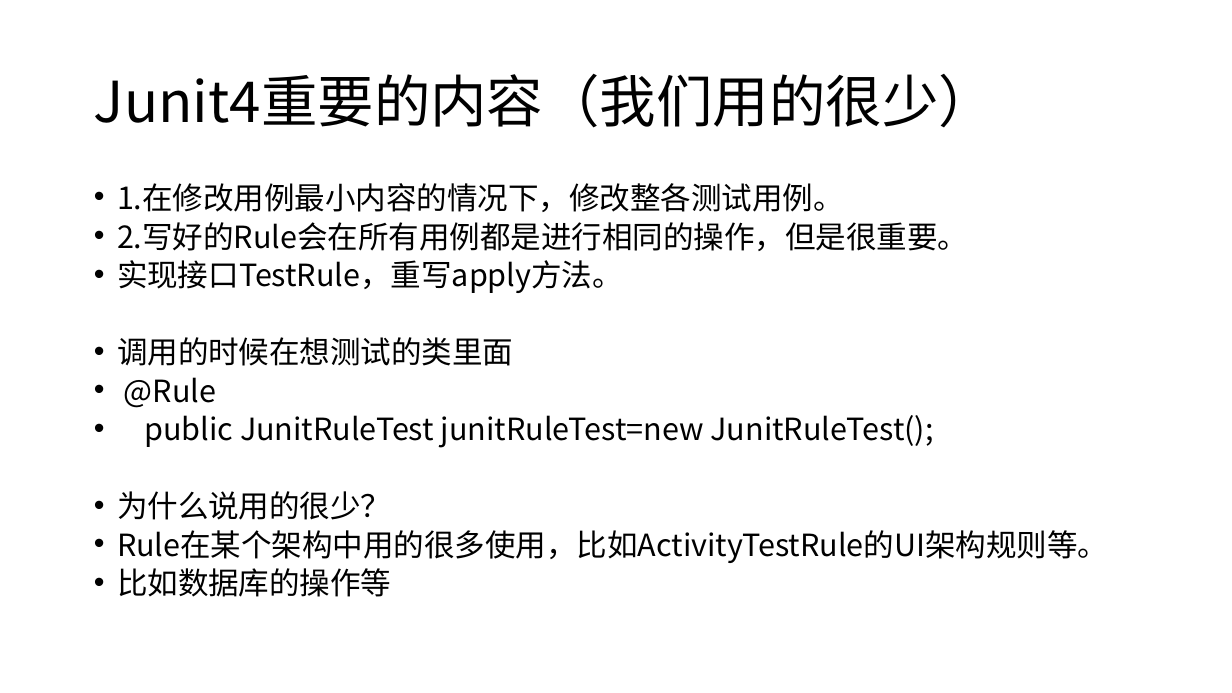
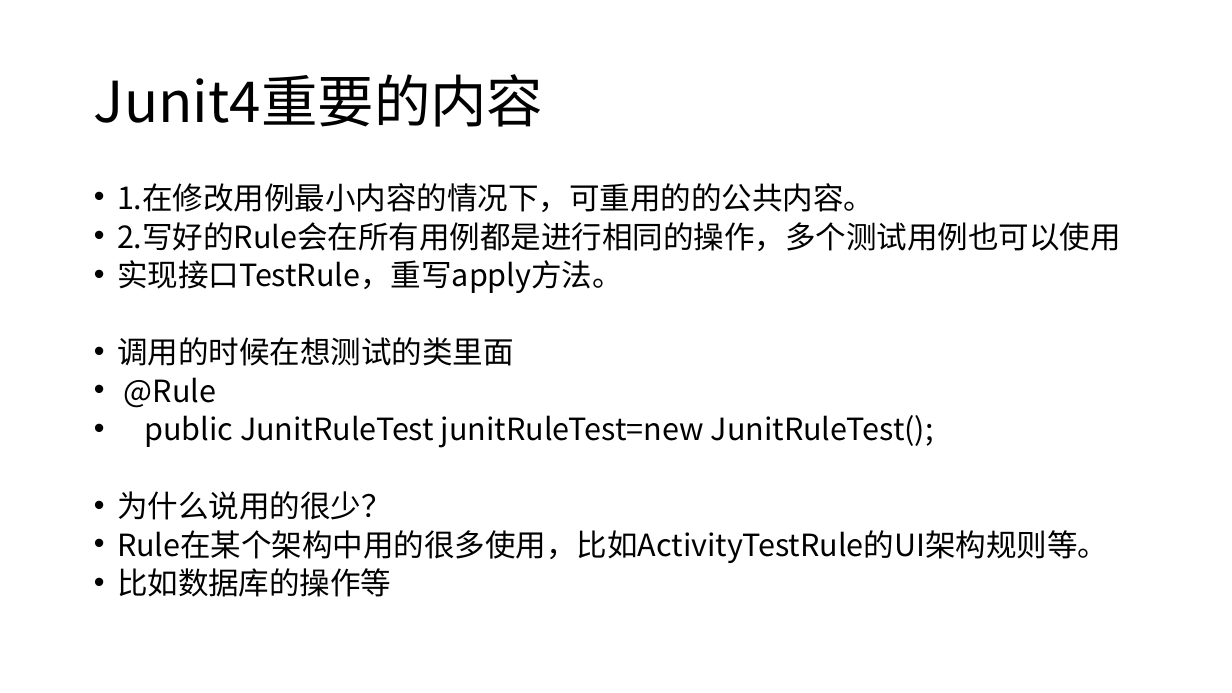
Before and after one commit to linhou/AndroidTest, a slide deck: slide 7 of 单元测试.pptx (slide 9 before the commit). Drawn at 1232x693 pixels with LibreOffice and Linux fonts; fonts in the diff are those of the drawing. Boxes give left, top, right and bottom in pixels: in the first picture for what was removed or moved away, otherwise in the second. Text is boxed around its words. In the diff, an @@ line names an element or a change of style, - is before the commit and + after.

Commit message:
重构内容

```diff
--- a/单元测试.pptx
+++ b/单元测试.pptx
@@ title at bbox=[94, 74, 544, 127]: text changed @@
-Junit4重要的内容（我们用的很少）
+Junit4重要的内容
@@ text at bbox=[117, 183, 1121, 251]: text changed @@
-• 1.在修改用例最小内容的情况下，修改整各测试用例。
-• 2.写好的Rule会在所有用例都是进行相同的操作，但是很重要。
+• 1.在修改用例最小内容的情况下，可重用的的公共内容。
+• 2.写好的Rule会在所有用例都是进行相同的操作，多个测试用例也可以使用
```
Also in this commit, not shown: 12 other slides changed, 5 slides added, 3 slides removed, 8 other files.
